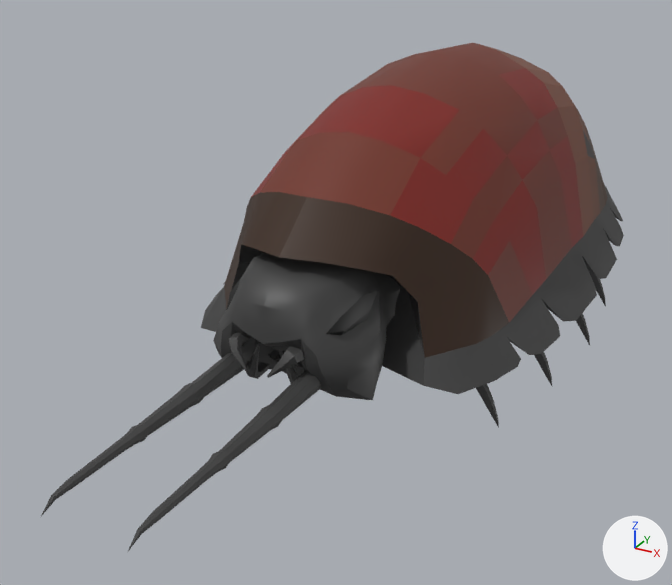
One commit to the Blender file Assets/Art/Bug.blend: the scene before it, then after it.
The view is the same before and after, from a 50 mm lens placed at (0.61, -1.314, 0.7), pointed at (-0.066, -0.085, 0.085). Every picture has the same lights, and +X, +Y and +Z are marked at lower right.

In view in the first picture: 'pillBug1.011'.
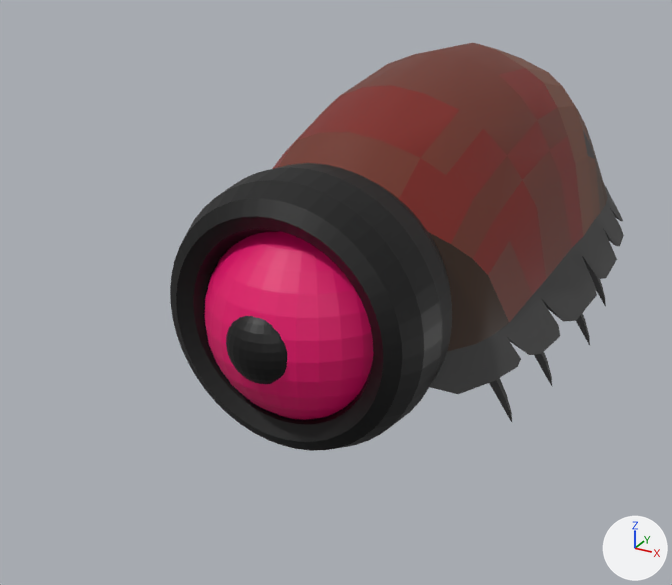
Commit message: spider + bug models

What changed in the scene script:
```text
Add mat_material_014:
    mat_material_014 = principled_material('Material.014')
    mat_material_014.base_color = (0.0, 0.0, 0.0)  # black #000000
Add mat_material_010:
    mat_material_010 = principled_material('Material.010')
    mat_material_010.base_color = (0.0, 0.0, 0.0)  # black #000000
Add mat_material_009:
    mat_material_009 = principled_material('Material.009')
    mat_material_009.base_color = (0.8, 0.0, 0.147)  # pink #e7006b
Change me_pillbug1_011:
    used by ob_pillbug1_011; location = (0.0, 0.0, 0.202); rotation_euler = (0.01, 0.0, 0.0), in degrees (0.6, 0, 0)
    remove me_pillbug1_011.from_pydata(...)  # 1208 vertices, 986 faces; spans x -0.309..0.3, y -0.751..0.749, z -0.241..0.241
    add me_pillbug1_011.from_pydata(...)  # 738 vertices, 530 faces, 3 loose edges; spans x -0.309..0.3, y -0.356..0.749, z -0.27..0.241
    me_pillbug1_011 part 1: the loose piece of 21 vertices spanning x 0.157..0.249, y -0.168..-0.145, z -0.241..-0.087 is moved by (0.0, 0.066, -0.028)
    me_pillbug1_011 part 2: 10 loose pieces with 310 vertices, spanning x -0.101..0.097, y -0.751..-0.253, z -0.132..0.005, are deleted
    me_pillbug1_011 part 3
    165 vertices are removed from x -0.125..0.121, y -0.4..-0.151, z -0.154..0.055
    173 faces are deleted
    1 vertex moves from x -0.001, y -0.21, z -0.125 to x 0.027, y -0.142, z -0.155
    5 vertices are added at (0.213, -0.19, -0.114), (-0.218, -0.184, -0.114), (0.176, -0.262, -0.126), (-0.179, -0.267, -0.138), (0.03, -0.229, -0.154)
    3 loose edges are added
    4 new faces join them, mat_material_001 (black #3f3f3f)
    remove me_pillbug1_011.materials.append(mat_material_007)  # black #0c0c0c
Add me_torus:
    me_torus.from_pydata(...)  # a torus around z (ring radius 1.0, tube radius 0.25) spanning x -1.25..1.25, y -1.25..1.25, z -0.25..0.25
    me_torus.materials.append(mat_material_014)  # black #000000
Add me_sphere_001:
    me_sphere_001.from_pydata(...)  # a UV sphere (32 segments, 16 rings, poles along z) spanning x -1.0..1.0, y -1.0..1.0, z -1.0..1.0
    me_sphere_001.materials.append(mat_material_010)  # black #000000
Add me_sphere:
    me_sphere.from_pydata(...)  # a UV sphere (32 segments, 16 rings, poles along z) spanning x -1.0..1.0, y -1.0..1.0, z -1.0..1.0
    me_sphere.materials.append(mat_material_009)  # pink #e7006b
Add ob_torus:
    ob_torus = bpy.data.objects.new('Torus', me_torus)
    ob_torus.location = (0.0, -0.283, 0.151)
    ob_torus.rotation_euler = (1.571, 0.0, 0.0)  # degrees (90, 0, 0)
    ob_torus.scale = (0.162, 0.162, 0.372)
Add ob_sphere_001:
    ob_sphere_001 = bpy.data.objects.new('Sphere.001', me_sphere_001)
    ob_sphere_001.location = (-0.001, -0.381, 0.143)
    ob_sphere_001.scale = (0.0599, 0.0599, 0.0599)
Add ob_sphere:
    ob_sphere = bpy.data.objects.new('Sphere', me_sphere)
    ob_sphere.location = (-0.001, -0.274, 0.14)
    ob_sphere.scale = (-0.152, -0.152, -0.152)
```

Boxes (x1, y1, x2, y2) around the edits, measured in the pictures (672 x 585 px; the box of a moved part takes in the faces that stretch with it):
'pillBug1.011', reshaped: before (41, 43, 624, 551); after (272, 43, 624, 422)
'Torus', added (black): after (170, 163, 452, 451)
'Sphere', added (pink): after (204, 232, 373, 420)
'Sphere.001', added (black): after (226, 316, 287, 384)
part 1 of me_pillbug1_011, moved or reshaped: before (476, 384, 499, 428); after (489, 378, 512, 422)
part 2 of me_pillbug1_011, deleted (black): before (41, 278, 378, 551)
part 3 of me_pillbug1_011, cut back (black): before (213, 245, 425, 400)
